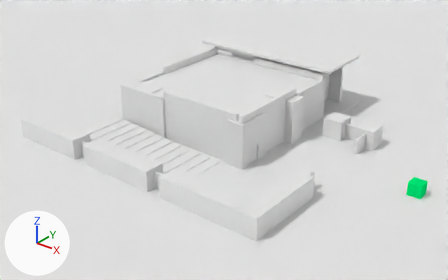
A saved change to the Blender file scenes/youthhouse/youthhouse.blend.
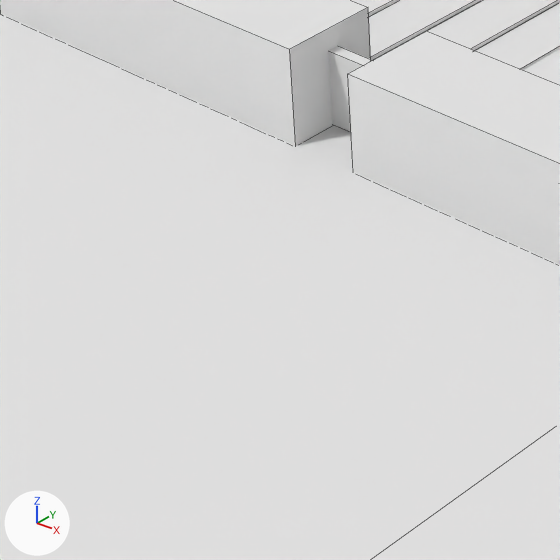
Each version appears first whole from a 50 mm lens placed at (158.2, -209.6, 109.2), pointed at (18.2, -34.5, 0.7), and next in a close-up on the part from 19% to 45% of the width and 58% to 100% of the height. Lighting does not change. The marker at lower left points along +X, +Y and +Z. The close-ups show mesh edges as thin lines.

The first close-up shows 'Door.Down.003', 'Floor', 'Floor.001', 'Wall.017', 'Wall.021'.
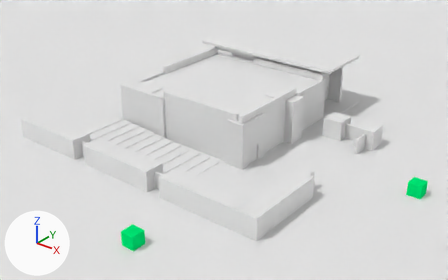
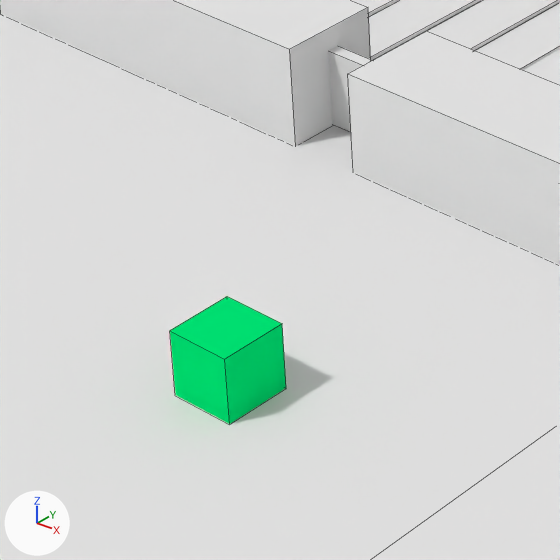
What the commit changed:
Object 'Teleporter.001' (ob_teleporter_001) moves from (92.66, -18.73, -1.58) to (36.56, -102.37, -1.58).

Where the change shows, as pixel boxes (x1, y1, x2, y2) in the close-ups (560 x 560 px):
'Teleporter.001', moved (not visible before): after (170, 296, 286, 424)
